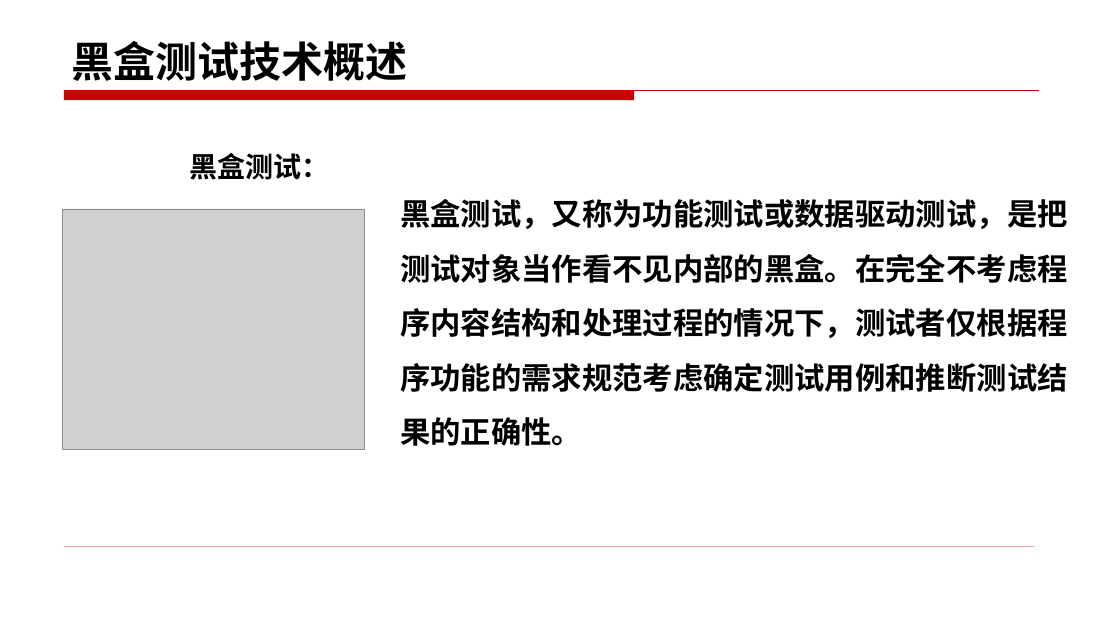
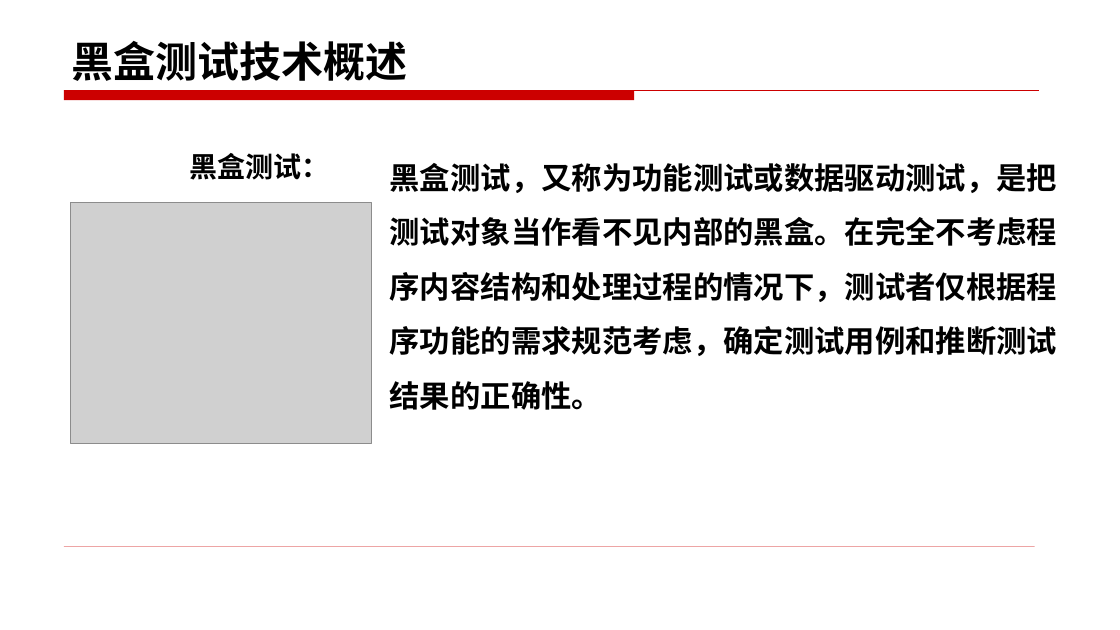
Before and after one commit to edu2act/course-foundation-software-tesing, a slide deck: slide 3 of materials/slides/3.1.pptx. Drawn at 1120x630 pixels with LibreOffice and Linux fonts; fonts in the diff are those of the drawing; grey boxes stand for pictures. Boxes give left, top, right and bottom in pixels: in the first picture for what was removed or moved away, otherwise in the second. Text is boxed around its words. In the diff, an @@ line names an element or a change of style, - is before the commit and + after.

```diff
--- a/materials/slides/3.1.pptx
+++ b/materials/slides/3.1.pptx
@@ text at (390,163,1058,410): text changed @@
-黑盒测试，又称为功能测试或数据驱动测试，是把测试对象当作看不见内部的黑盒。在完全不考虑程序内容结构和处理过程的情况下，测试者仅根据程序功能的需求规范考虑确定测试用例和推断测试结果的正确性。
+黑盒测试，又称为功能测试或数据驱动测试，是把测试对象当作看不见内部的黑盒。在完全不考虑程序内容结构和处理过程的情况下，测试者仅根据程序功能的需求规范考虑，确定测试用例和推断测试结果的正确性。
@@ picture: place and size @@
-picture at (63,209,365,450)
+picture at (71,202,372,444)
```
Also in this commit, not shown: 20 other slides changed, 2 slides added, 9 other files.
